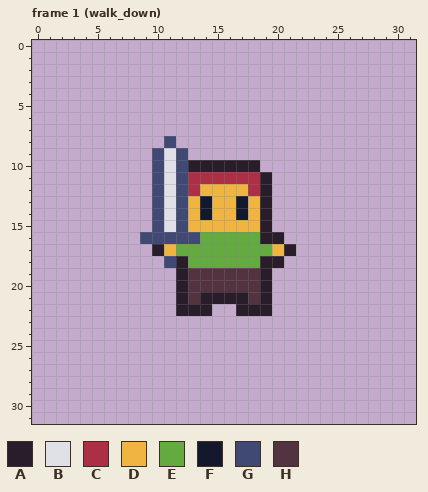
Pixel-art file -- Assets/character.aseprite. The first picture shows the starting point.
32x32 pixels, 16 frames. Shown: frame 1 (walk_down). The commit also changed other frames, which this record leaves out.
Visible layers, top first: "Sword", "Base".
Palette (. is transparent): A #291d2b  B #dfe0e8  C #ad2f45  D #f0b541  E #63ab3f  F #14182e  G #404973  H #52333f
Pixels before, frame 1 (walk_down), first column x 9:
 8 ..G..........
 9 .GBG.........
10 .GBGAAAAAA...
11 .GBGCCCCCCA..
12 .GBGCDDDDCA..
13 .GBGDFDDFDA..
14 .GBGDFDDFDA..
15 .GBGDDDDDDA..
16 GGGGGEEEEEAA.
17 .ADEEEEEEEEDA
18 ..GAEEEEEEAA.
19 ...AHHHHHHA..
20 ...AHHHHHHA..
21 ...AHAAAAHA..
22 ...AAA..AAA..
New version:
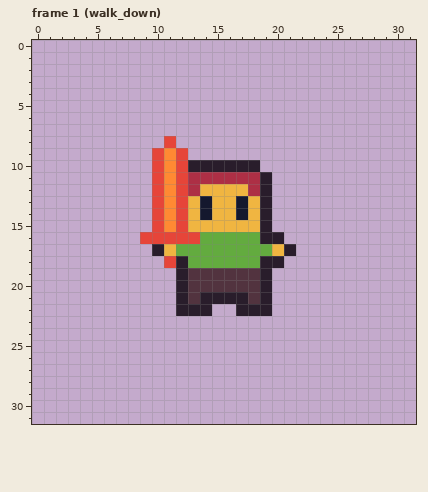
The edit:
layer "Fire Sword" added
colour B: #dfe0e8 -> #ff8933
colour G: #404973 -> #e64539
Changed places in both pictures, as pixel boxes (x1, y1, x2, y2):
changed: (140, 136, 200, 268)
